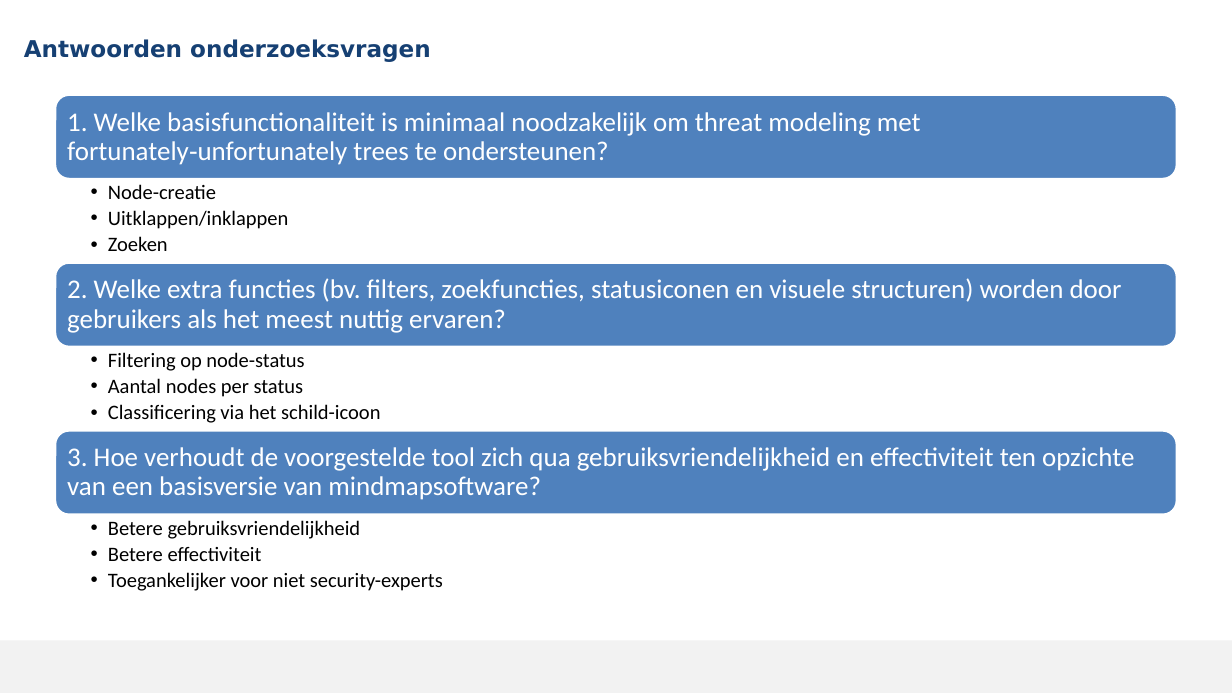
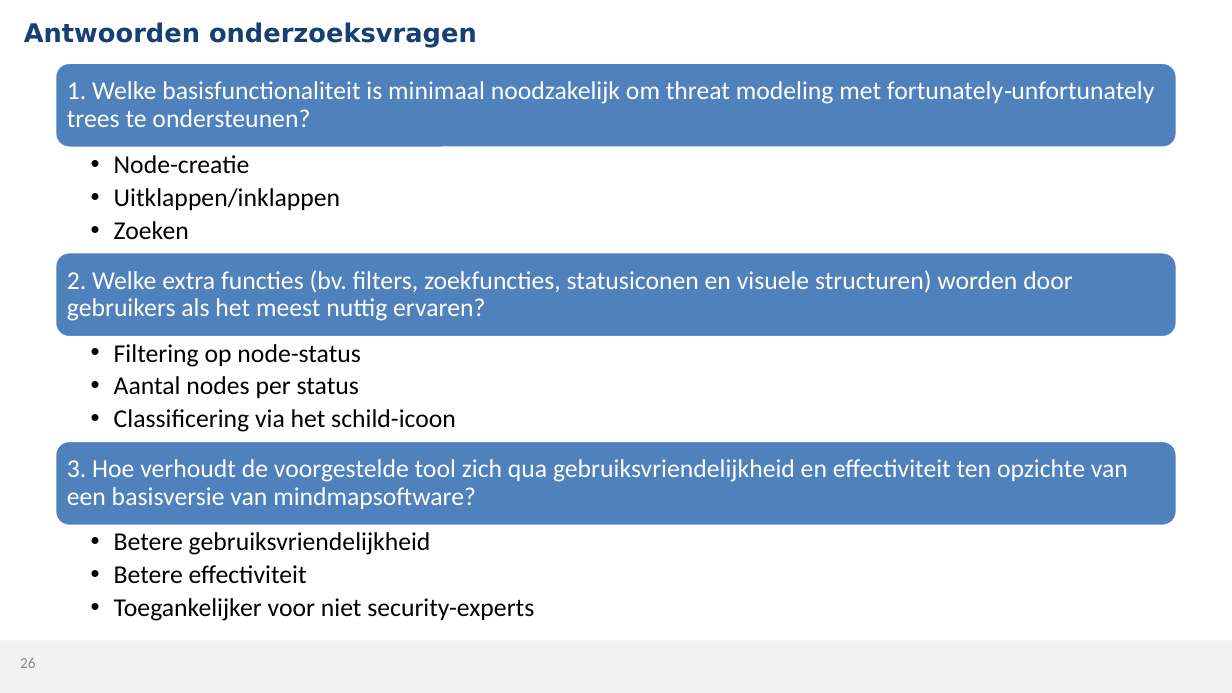
Before and after one commit to MikaG-1952764/masterproef, a slide deck: slide 26 of MP2526_Verdediging.pptx. Drawn at 1232x693 pixels with LibreOffice and Linux fonts; fonts in the diff are those of the drawing; background and template pictures are left out. Boxes give left, top, right and bottom in pixels: in the first picture for what was removed or moved away, otherwise in the second. Text is boxed around its words. In the diff, an @@ line names an element or a change of style, - is before the commit and + after.

```diff
--- a/MP2526_Verdediging.pptx
+++ b/MP2526_Verdediging.pptx
@@ title "Antwoorden onderzoeksvragen": place and size @@
-title "Antwoorden onderzoeksvragen" at [24,39,431,62]
+title "Antwoorden onderzoeksvragen" at [24,22,477,48]
@@ title "Antwoorden onderzoeksvragen" at [24,22,477,48]: size 18 to 20 pt @@
@@ rounded rectangle: place and size @@
-rounded rectangle at [55,94,1177,178]
+rounded rectangle at [55,63,1177,148]
@@ size 21 to 20 pt in 3 elements at [67,270,1073,321], [67,459,1128,509], [67,81,1154,127] @@
@@ text "1. Welke basisfunctionaliteit is minimaal ...": place and size @@
-text "1. Welke basisfunctionaliteit is minimaal ..." at [67,112,921,165]
+text "1. Welke basisfunctionaliteit is minimaal ..." at [67,81,1154,127]
@@ text "Node-creatie": place and size @@
-text "Node-creatie" at [108,184,288,251]
+text "Node-creatie" at [114,155,341,239]
@@ rounded rectangle: place and size @@
-rounded rectangle at [55,262,1177,347]
+rounded rectangle at [55,252,1177,337]
@@ text "2. Welke extra functies (bv. ...": place and size @@
-text "2. Welke extra functies (bv. ..." at [67,278,1122,333]
+text "2. Welke extra functies (bv. ..." at [67,270,1073,321]
@@ text "Filtering op node-status": place and size @@
-text "Filtering op node-status" at [108,352,380,423]
+text "Filtering op node-status" at [114,344,456,432]
@@ rounded rectangle: place and size @@
-rounded rectangle at [55,431,1177,515]
+rounded rectangle at [55,441,1177,526]
@@ text "3. Hoe verhoudt de voorgestelde ...": place and size @@
-text "3. Hoe verhoudt de voorgestelde ..." at [67,447,1134,500]
+text "3. Hoe verhoudt de voorgestelde ..." at [67,459,1128,509]
@@ size 16 to 20 pt; indent changed in 3 elements at [114,344,456,432], [114,155,341,239], [114,532,534,621] @@
@@ text "Betere gebruiksvriendelijkheid": place and size @@
-text "Betere gebruiksvriendelijkheid" at [108,520,443,591]
+text "Betere gebruiksvriendelijkheid" at [114,532,534,621]
@@ page number added at [20,658,36,668], 12 pt, text #898989 @@
+26
```
Also in this commit, not shown: 35 other slides changed, 1 slide added, 1 slide removed, 1 other file.
